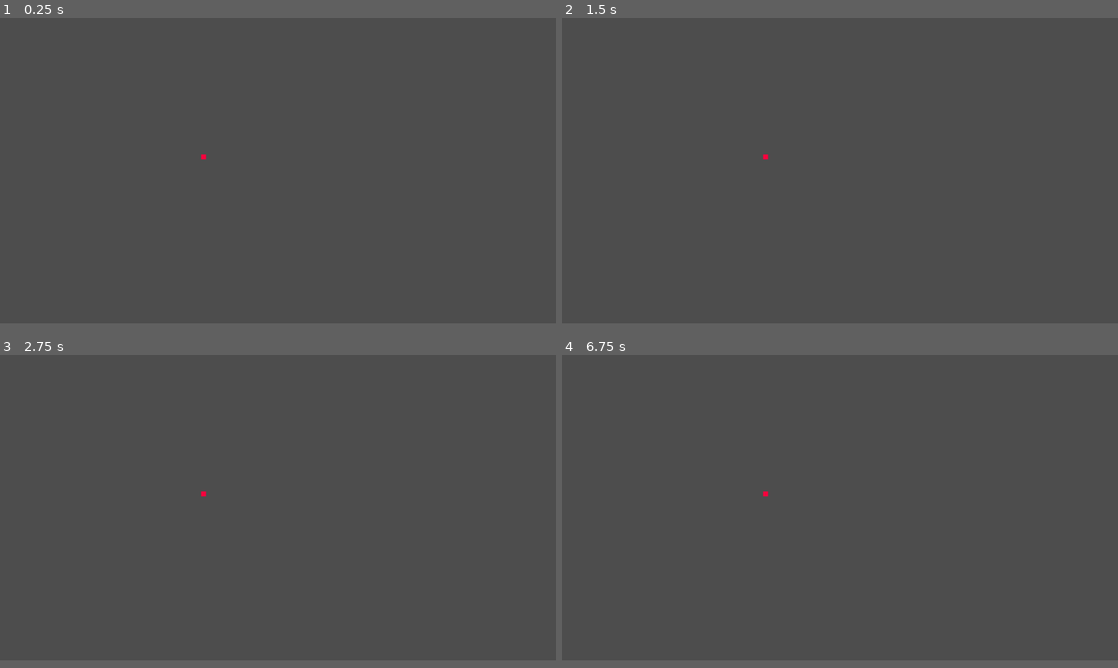
Above: before the commit, frames 1-4 (two rows, left to right).
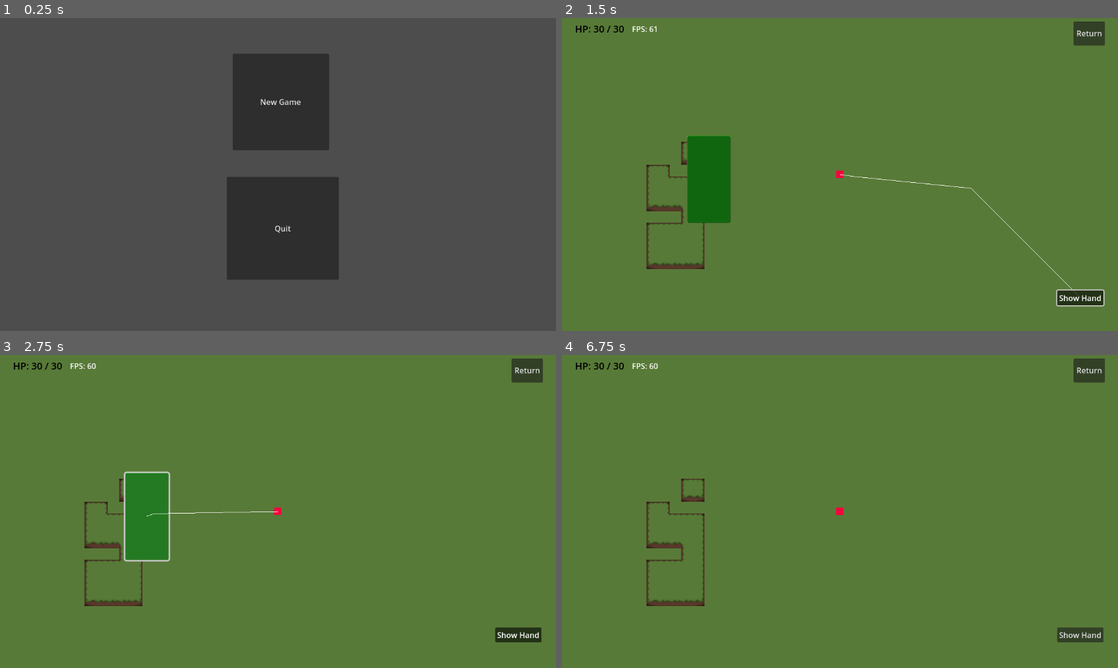
Above: after the commit, the same moments.

Repository: ftschirpke/wizards-and-warriors
Game: Godot game, scene res://main.tscn
Same seed, same stepped clock (60 frames per second), same inputs: the game is played once before the commit and once after it. Before the commit the project starts from res://player.tscn.
Inputs (mouse positions are in pixels of both pictures, inside the frame that each line leads up to):
- Up to frame 1 (0.25 s): no input
- Up to frame 2 (1.5 s): click (845, 99) at 0.5 s, where only the run after the commit has a clickable "New Game"; click (1079, 290) at 1.25 s, where only the run after the commit has a clickable "Show Hand"
- Up to frame 3 (2.75 s): click (144, 511) at 2.02 s
- Up to frame 4 (6.75 s): click (1079, 627) at 2.75 s, where only the run after the commit has a clickable "Show Hand"; click (706, 511) at 3.52 s; click (1079, 627) at 4.25 s, where only the run after the commit has a clickable "Show Hand"; click (706, 511) at 5.02 s; click (1090, 370) at 5.75 s, where only the run after the commit has a clickable "Return"; click (845, 436) at 6.5 s, where only the run after the commit has a clickable "New Game"
The window is 800x439 before the commit and 800x450 after it. Grey fills any space a smaller window leaves; there, only what the larger window draws over its background counts as a difference.

The runs differ from the first frame. In frame 1, 12% of the frame differs, in the area x 36-61%, y 11-84%; in frame 2, 98%; in frame 3, 98%, in the area x 0-100%, y 0-98%; in frame 4, 98%.

Commit message:
Revert "test"
This reverts commit 7989b2c5c8ccbbf6cc849516614c5ed04c522e56.

Diff:
--- a/project.godot
+++ b/project.godot
@@ -11,12 +11,10 @@
 [application]
 
 config/name="wizards_and_warriors"
-run/main_scene="res://player.tscn"
+run/main_scene="res://main.tscn"
 config/features=PackedStringArray("4.1", "Forward Plus")
 config/icon="res://icon.svg"
 
 [display]
 
-window/size/viewport_width=1136
-window/size/viewport_height=624
 window/stretch/mode="viewport"
Not shown: 1 places in main.tscn that only renumber resources
Not shown: 1 places in player.tscn that only renumber resources
Not shown: 1 places in playing_card.tscn that only renumber resources
Not shown: 1 places in scene2.tscn that only renumber resources
